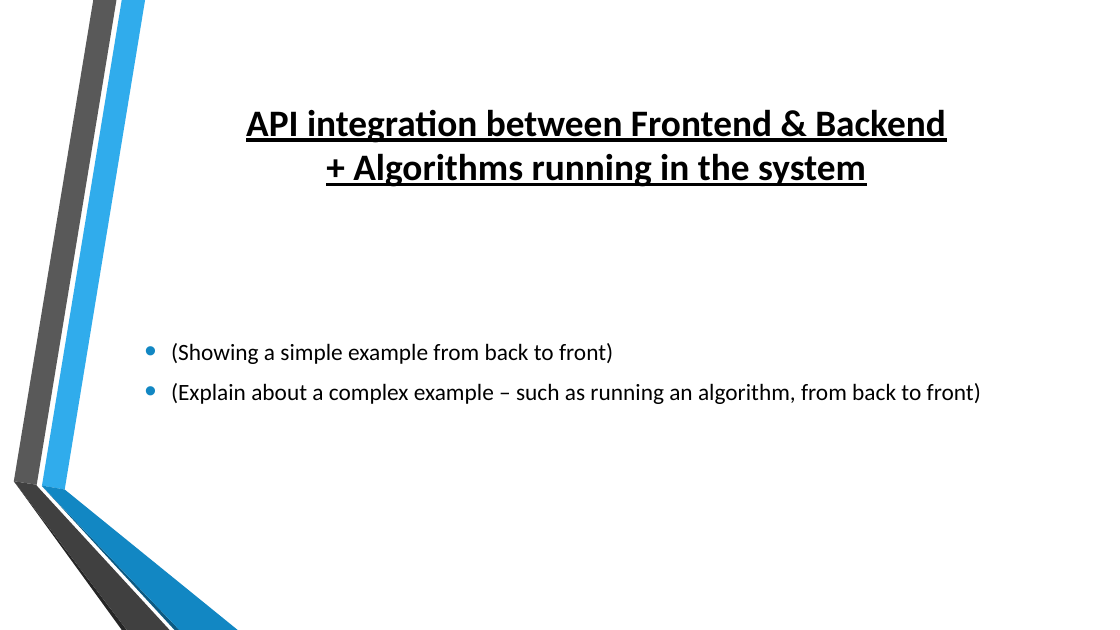
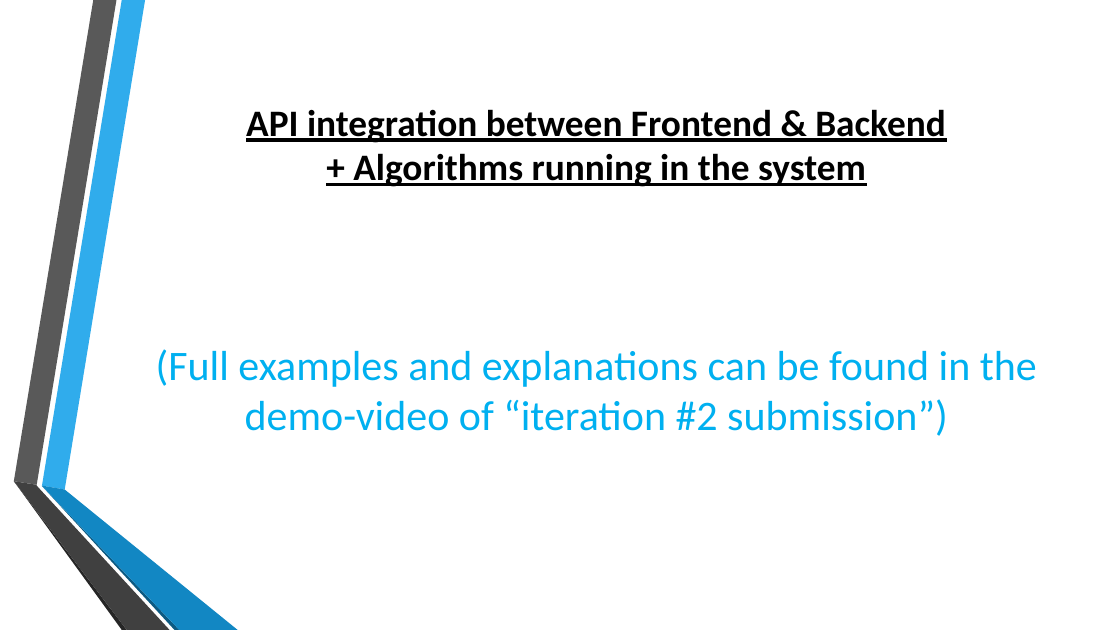
Before and after one commit to csbarak/MolOpt_Students_2023, a slide deck: slide 5 of Documents/SemesterB Marathon Presentation.pptx. Drawn at 1120x630 pixels with LibreOffice and Linux fonts; fonts in the diff are those of the drawing; background and template pictures are left out. Boxes give left, top, right and bottom in pixels: in the first picture for what was removed or moved away, otherwise in the second. Text is boxed around its words. In the diff, an @@ line names an element or a change of style, - is before the commit and + after.

```diff
--- a/Documents/SemesterB Marathon Presentation.pptx
+++ b/Documents/SemesterB Marathon Presentation.pptx
@@ text at box(156, 349, 1037, 436): text changed; size 20 to 36 pt; text colour #000000 to #00B0F0 @@
-• (Showing a simple example from back to front)
-• (Explain about a complex example – such as running an algorithm, from back to front)
+(Full examples and explanations can be found in the demo-video of “iteration #2 submission”)
```
Also in this commit, not shown: 2 other slides changed, 6 other files.
